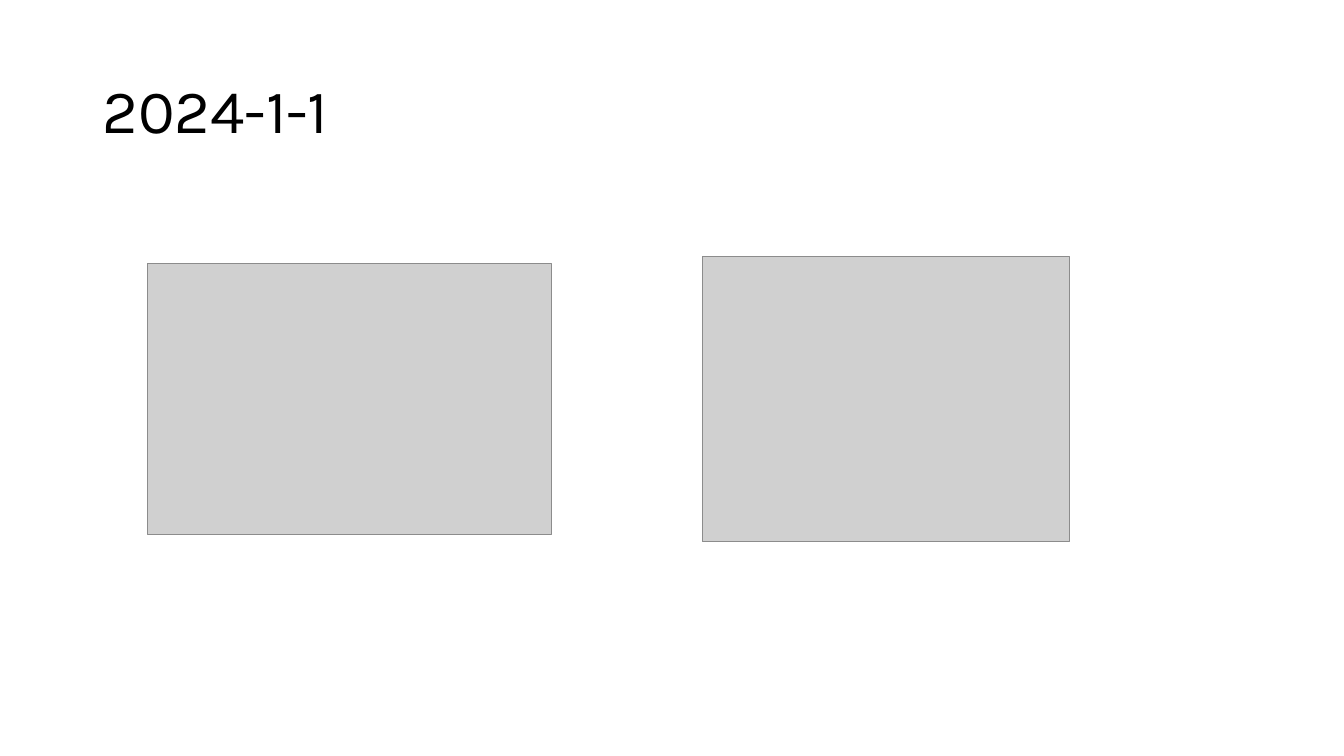
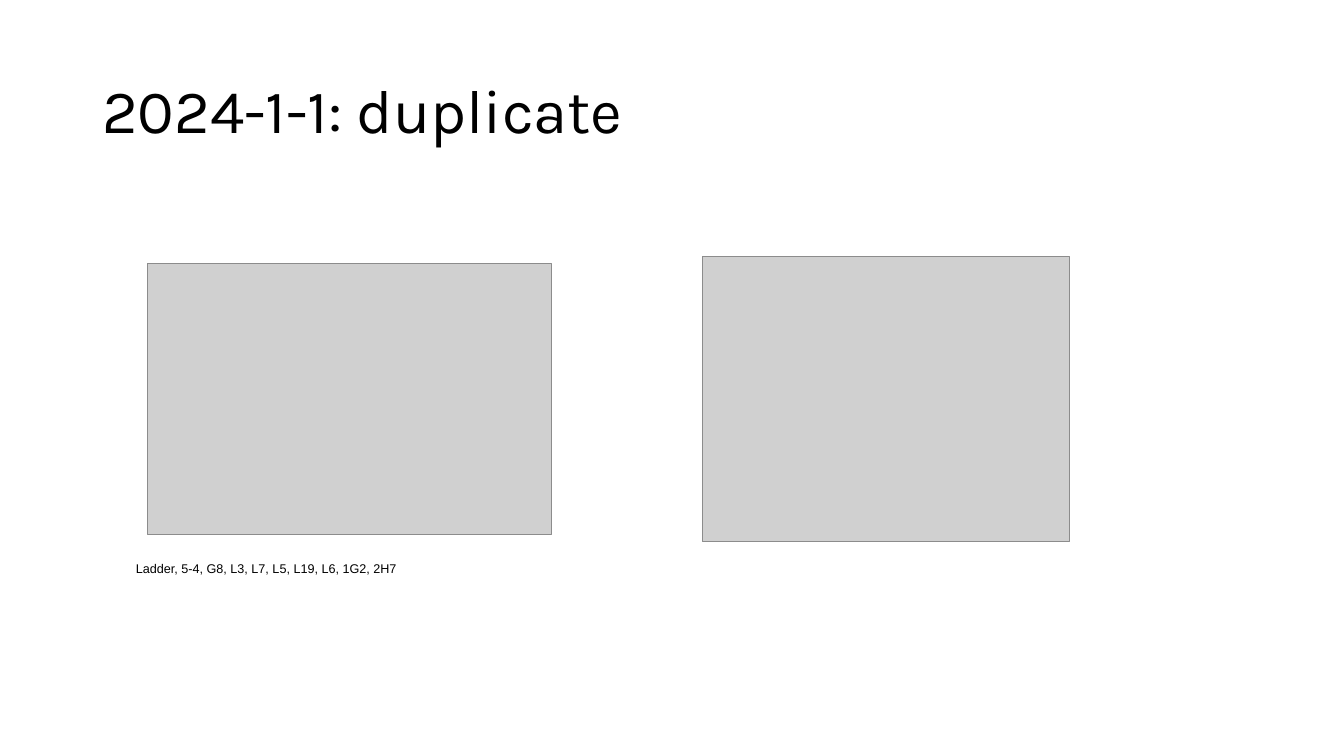
Before and after one commit to gjowl/Thesis, a slide deck: slide 3 of van_der_Waals_Paper/figures/supplement/westerns/westerns.pptx. Drawn at 1344x756 pixels with LibreOffice and Linux fonts; fonts in the diff are those of the drawing; grey boxes stand for pictures. Boxes give left, top, right and bottom in pixels: in the first picture for what was removed or moved away, otherwise in the second. Text is boxed around its words. In the diff, an @@ line names an element or a change of style, - is before the commit and + after.

```diff
--- a/van_der_Waals_Paper/figures/supplement/westerns/westerns.pptx
+++ b/van_der_Waals_Paper/figures/supplement/westerns/westerns.pptx
@@ title at <box>102,90,623,148</box>: text changed @@
-2024-1-1
+2024-1-1: duplicate
@@ text added at <box>136,564,396,575</box>, 9 pt, text #000000 @@
+Ladder, 5-4, G8, L3, L7, L5, L19, L6, 1G2, 2H7
```
Also in this commit, not shown: 3 other slides changed, 1 slide removed.
